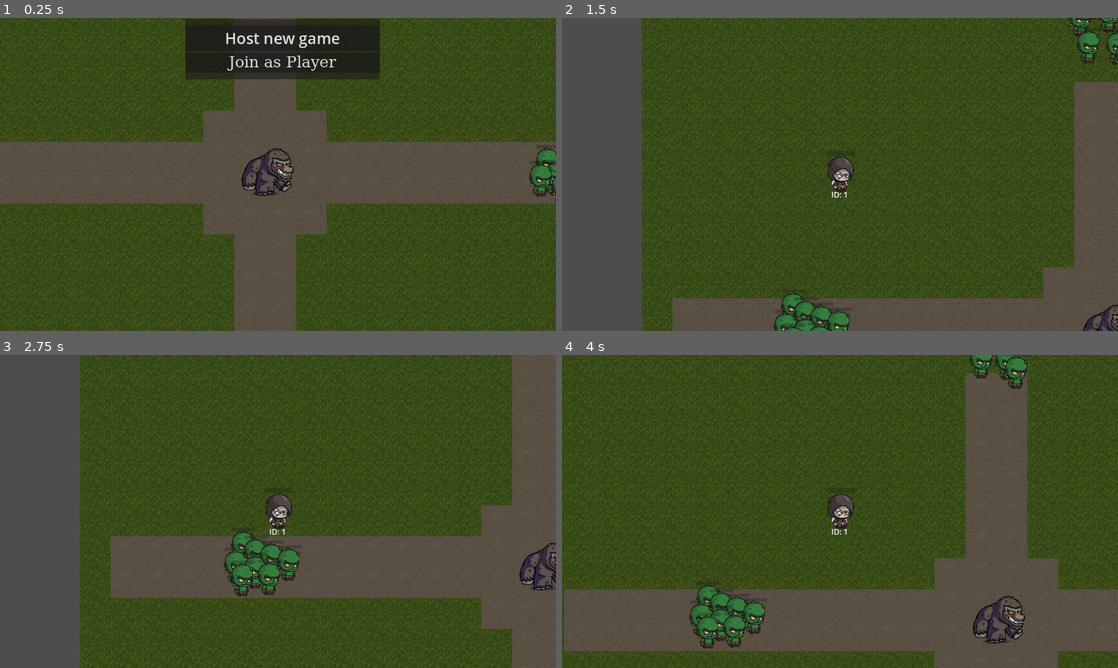
Above: before the commit, frames 1-4 (two rows, left to right).
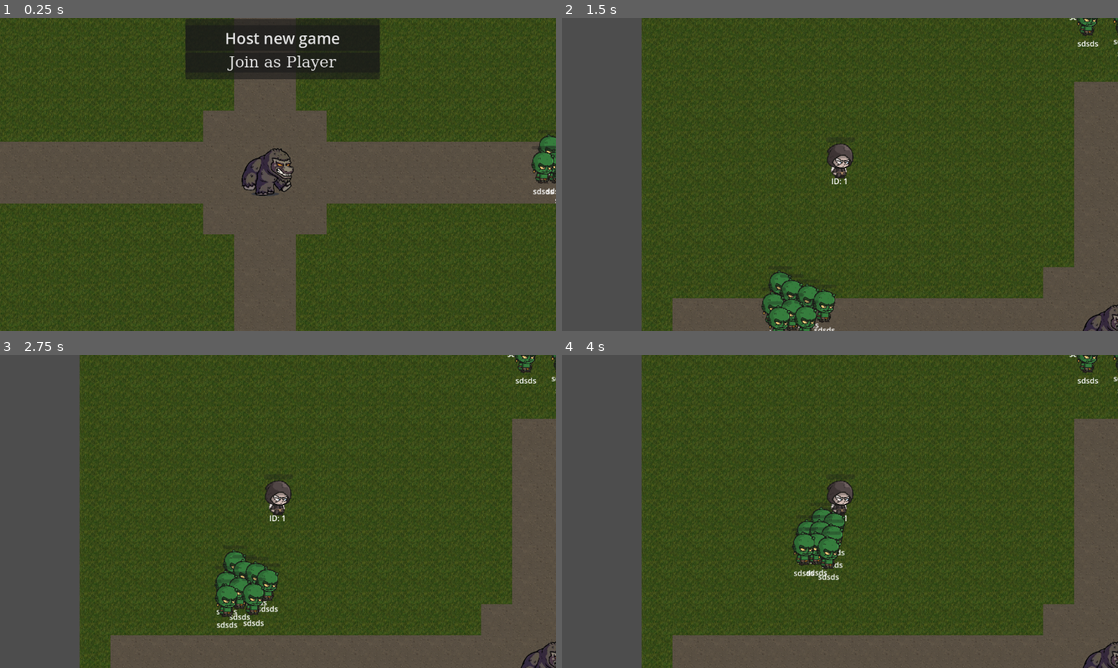
Above: after the commit, the same moments.

Repository: LucasJappert/moomoo-lan-party
Game: Godot game, scene res://scenes/game.tscn
Same seed, same stepped clock (60 frames per second), same inputs: the game is played once before the commit and once after it.
Inputs (mouse positions are in pixels of both pictures, inside the frame that each line leads up to):
- Up to frame 1 (0.25 s): no input
- Up to frame 2 (1.5 s): tap Enter at 0.5 s; move the mouse to (962, 158) at 0.52 s; hold D 0.53-1.25 s; click (962, 158) at 0.67 s; click "Host new game" at 1.25 s
- Up to frame 3 (2.75 s): move the mouse to (166, 527) at 2.02 s; hold S from 2.03 s (still down); click (166, 527) at 2.17 s
- Up to frame 4 (4 s): move the mouse to (895, 442) at 2.77 s; release S at 2.78 s; hold D 2.78-3.53 s; click (895, 442) at 2.92 s; move the mouse to (812, 574) at 3.52 s; hold W from 3.53 s (still down); click (812, 574) at 3.67 s

The runs differ from the first frame. In frame 1, 0.6% of the frame differs, in the area x 95-100%, y 37-60%; in frame 2, 2.9%; in frame 3, 28%; in frame 4, 43%, in the area x 0-100%, y 0-100%.

Commit message:
first steps with pathfinding on enemies and players - need to review some issues

Diff:
--- a/scenes/enemy_scene.tscn
+++ b/scenes/enemy_scene.tscn
@@ -11,6 +11,9 @@
 [sub_resource type="CircleShape2D" id="CircleShape2D_lne1l"]
 radius = 64.0
 
+[sub_resource type="CircleShape2D" id="CircleShape2D_8a8l7"]
+radius = 258.627
+
 [node name="Enemy" type="CharacterBody2D"]
 z_index = 2
 z_as_relative = false
@@ -22,19 +25,20 @@
 [node name="CollisionShape2D" type="CollisionShape2D" parent="."]
 z_index = 2
 z_as_relative = false
-position = Vector2(0, 27)
 scale = Vector2(0.203125, 0.203125)
 shape = SubResource("CircleShape2D_lne1l")
 
 [node name="Sprite2D" type="Sprite2D" parent="."]
 z_index = 2
 z_as_relative = false
+position = Vector2(5.96046e-08, -27)
 scale = Vector2(0.625, 0.625)
 texture = ExtResource("1_io3nl")
 
 [node name="HUD" type="Node2D" parent="."]
 z_index = 2
 z_as_relative = false
+position = Vector2(-1, -31)
 
 [node name="HealthBar" type="ProgressBar" parent="HUD"]
 offset_left = -24.0
@@ -44,7 +48,26 @@
 show_percentage = false
 
 [node name="Label" type="Label" parent="HUD"]
-offset_left = -20.0
-offset_top = 23.0
-offset_right = 20.0
-offset_bottom = 46.0
+anchors_preset = -1
+offset_left = -33.0
+offset_top = 42.0
+offset_right = 35.0
+offset_bottom = 65.0
+grow_horizontal = 2
+grow_vertical = 2
+text = "sdsds"
+horizontal_alignment = 1
+vertical_alignment = 1
+
+[node name="NavigationAgent2D" type="NavigationAgent2D" parent="."]
+simplify_path = true
+radius = 32.0
+
+[node name="AreaVision" type="Area2D" parent="."]
+
+[node name="CollisionShape2D" type="CollisionShape2D" parent="AreaVision"]
+shape = SubResource("CircleShape2D_8a8l7")
+debug_color = Color(0.529412, 0.545098, 0.580392, 0)
+
+[connection signal="body_entered" from="AreaVision" to="." method="_on_area_vision_body_entered"]
+[connection signal="body_exited" from="AreaVision" to="." method="_on_area_vision_body_exited"]
--- a/scenes/player_scene.tscn
+++ b/scenes/player_scene.tscn
@@ -36,22 +36,28 @@
 replication_config = SubResource("SceneReplicationConfig_dqkch")
 script = ExtResource("2_icjpm")
 
+[node name="NavigationAgent2D" type="NavigationAgent2D" parent="."]
+simplify_path = true
+debug_enabled = true
+
 [node name="CollisionShape2D" type="CollisionShape2D" parent="."]
 z_index = 2
 z_as_relative = false
-position = Vector2(0, 28)
+position = Vector2(0, 1.90735e-06)
 scale = Vector2(0.203125, 0.203125)
 shape = SubResource("CircleShape2D_g2els")
 
 [node name="Sprite2D" type="Sprite2D" parent="."]
 z_index = 2
 z_as_relative = false
+position = Vector2(-1, -28)
 scale = Vector2(0.625, 0.625)
 texture = ExtResource("3_rbmgg")
 
 [node name="HUD" type="Node2D" parent="."]
 z_index = 2
 z_as_relative = false
+position = Vector2(0, -28)
 
 [node name="HealthBar" type="ProgressBar" parent="HUD"]
 offset_left = -29.0
@@ -65,5 +71,6 @@
 offset_top = 30.0
 offset_right = 41.0
 offset_bottom = 53.0
-text = "asdadas"
+text = "dsdsdsd
+"
 horizontal_alignment = 1
--- a/scripts/camera.gd
+++ b/scripts/camera.gd
@@ -18,7 +18,7 @@
 
 	my_player.add_child(new_camera)
 
-	new_camera.make_current() # We need to make it after player.add_child(camera)
+	new_camera.make_current()
 
 static func try_update_zoom(event: InputEvent):
 	if camera == null:
--- a/scripts/enemy_scene.gd
+++ b/scripts/enemy_scene.gd
@@ -3,7 +3,14 @@
 extends CharacterBody2D
 
 static var enemy_scene = preload("res://scenes/enemy_scene.tscn")
-var speed: float = 20
+@onready var nav_agent = $NavigationAgent2D
+@export var vision_radius: float = 400.0
+@onready var vision_shape = $AreaVision/CollisionShape2D
+var speed: float = 100
+
+var target_position: Vector2 = Vector2.ZERO
+var timer_500ms: Timer
+var player: Node2D = null
 
 @export var id: int:
 	set(id):
@@ -15,16 +22,57 @@
 	collision_layer = 1
 	collision_mask = 1
 
-func _process(_delta):
+	nav_agent.radius = 32
+	nav_agent.target_desired_distance = 64
+	nav_agent.path_desired_distance = 32
+	vision_shape.shape.radius = vision_radius
+
+	timer_500ms = Timer.new()
+	timer_500ms.wait_time = 0.5
+	timer_500ms.one_shot = false
+	timer_500ms.autostart = true
+	add_child(timer_500ms)
+	timer_500ms.timeout.connect(_on_every_timer_500ms)
+
+
+func _physics_process(_delta):
 	if not is_multiplayer_authority():
 		return
 
-	var direction_to_center = (GameManager.moomoo.position - position).normalized()
-
-	velocity = direction_to_center * speed
+	if player != null and nav_agent.is_navigation_finished() == false:
+		var next_point = nav_agent.get_next_path_position()
+		var direction = (next_point - global_position).normalized()
+		velocity = direction * speed
+	else:
+		velocity = Vector2.ZERO
 
 	move_and_slide()
 
+func _on_every_timer_500ms():
+	if player != null:
+		if nav_agent.target_position != player.global_position:
+			nav_agent.set_target_position(player.global_position)
+
+
+func _on_area_vision_body_entered(body: Node2D) -> void:
+	print("body_entered: " + body.name)
+	if body is Player:
+		player = body
+		nav_agent.set_target_position(player.global_position)
+
+func _on_area_vision_body_exited(body: Node2D) -> void:
+	if body is not Player:
+		return
+
+	if body.name == player.name:
+		player = null
+		nav_agent.set_target_position(global_position)
+
+func _set_target_position(new_target_position: Vector2) -> void:
+	if (target_position - position).length() > 32:
+		nav_agent.set_target_position(target_position)
+
+	nav_agent.set_target_position(target_position)
 
 static func spawn_enemy(moomoo_position = Vector2.ZERO):
 	var TILES_DISTANCE = 10
--- a/scripts/input_synchronizer.gd
+++ b/scripts/input_synchronizer.gd
@@ -1,25 +1,37 @@
 extends MultiplayerSynchronizer
 
+@onready var player: CharacterBody2D = get_parent()
+@onready var nav_agent: NavigationAgent2D = player.get_node("NavigationAgent2D")
+
 @export var direction: Vector2 = Vector2.ZERO
+@export var velocity: Vector2 = Vector2.ZERO
 
 func _ready():
-    if get_multiplayer_authority() != multiplayer.get_unique_id():
-        set_process(false)
-        set_physics_process(false)
+	if get_multiplayer_authority() != multiplayer.get_unique_id():
+		set_process(false)
+		set_physics_process(false)
 
-    direction = Vector2.ZERO
+	nav_agent.radius = 32
+	nav_agent.target_desired_distance = 32
+	nav_agent.path_desired_distance = 32
+	nav_agent.max_speed = player.speed
+	direction = Vector2.ZERO
+	velocity = Vector2.ZERO
 
 
 func _physics_process(_delta: float):
-    # Reiniciar dirección cada frame
-    direction = Vector2.ZERO
+	if not is_multiplayer_authority():
+		return
+	if nav_agent.is_navigation_finished():
+		player.velocity = Vector2.ZERO
+	else:
+		var next_point = nav_agent.get_next_path_position()
+		var dir = (next_point - player.global_position).normalized()
+		player.velocity = dir * player.speed
 
-    # Leer teclas específicas
-    if Input.is_key_pressed(Key.KEY_W): # Arriba
-        direction.y -= 1
-    if Input.is_key_pressed(Key.KEY_S): # Abajo
-        direction.y += 1
-    if Input.is_key_pressed(Key.KEY_A): # Izquierda
-        direction.x -= 1
-    if Input.is_key_pressed(Key.KEY_D): # Derecha
-        direction.x += 1
+func _unhandled_input(event):
+	if not is_multiplayer_authority():
+		return
+
+	if event is InputEventMouseButton and event.button_index == MOUSE_BUTTON_RIGHT and event.pressed:
+		nav_agent.set_target_position(player.get_global_mouse_position())
--- a/scripts/moomoo.gd
+++ b/scripts/moomoo.gd
@@ -1,3 +1,7 @@
 class_name Moomoo
 
 extends StaticBody2D
+
+func _ready():
+    collision_layer = 1
+    collision_mask = 1
--- a/scripts/player.gd
+++ b/scripts/player.gd
@@ -2,7 +2,7 @@
 
 extends CharacterBody2D
 
-@export var speed: float = 300.0
+@export var speed: float = 200.0
 
 @export var direction: Vector2 = Vector2.ZERO
 
@@ -28,9 +28,8 @@
 	if not multiplayer.is_server():
 		return
 
-	direction = %InputSynchronizer.direction
-
-	velocity = direction.normalized() * speed
+	# direction = %InputSynchronizer.direction
+	# velocity = direction.normalized() * speed
 
 	# # 🔍 First, we check if we can move WITHOUT physically affecting others
 	# var motion = velocity * delta
Not shown: 1 places in scenes/enemy_scene.tscn that only renumber resources
